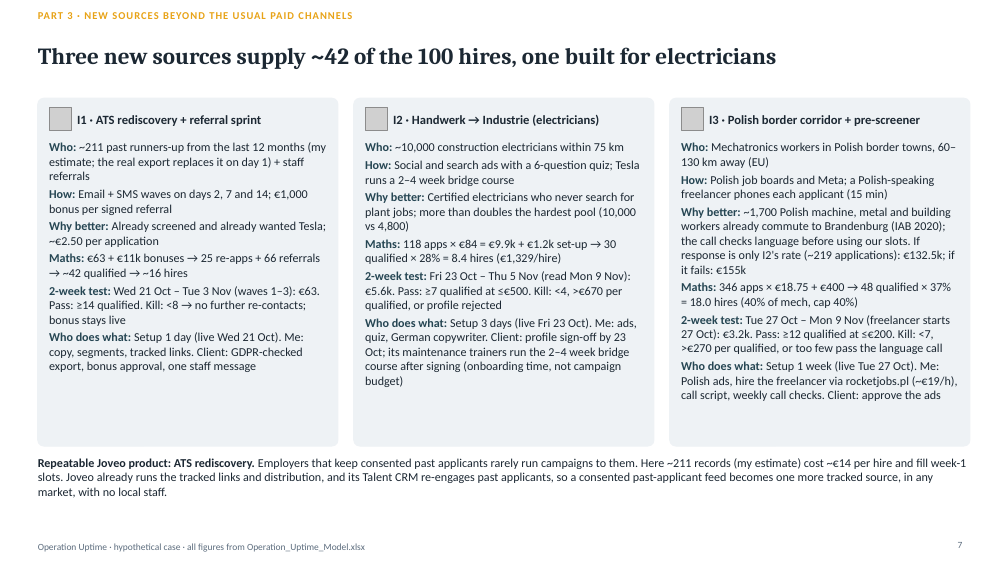
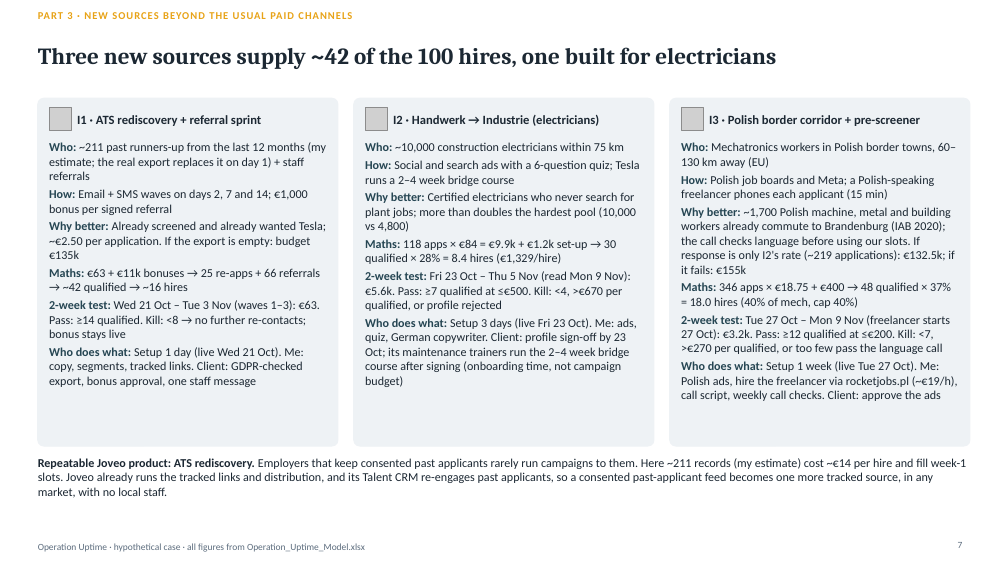
Before and after one commit to Anurag160596/haystack, a slide deck: slide 7 of operation_uptime/Operation_Uptime_Deck.pptx. Drawn at 1008x567 pixels with LibreOffice and Linux fonts; fonts in the diff are those of the drawing; grey boxes stand for pictures. Boxes give left, top, right and bottom in pixels: in the first picture for what was removed or moved away, otherwise in the second. Text is boxed around its words. In the diff, an @@ line names an element or a change of style, - is before the commit and + after.

```diff
--- a/operation_uptime/Operation_Uptime_Deck.pptx
+++ b/operation_uptime/Operation_Uptime_Deck.pptx
@@ text at (49, 221, 326, 259): text changed @@
-Why better: Already screened and already wanted Tesla; ~€2.50 per application
+Why better: Already screened and already wanted Tesla; ~€2.50 per application. If the export is empty: budget €135k
```
Also in this commit, not shown: 5 other files.
